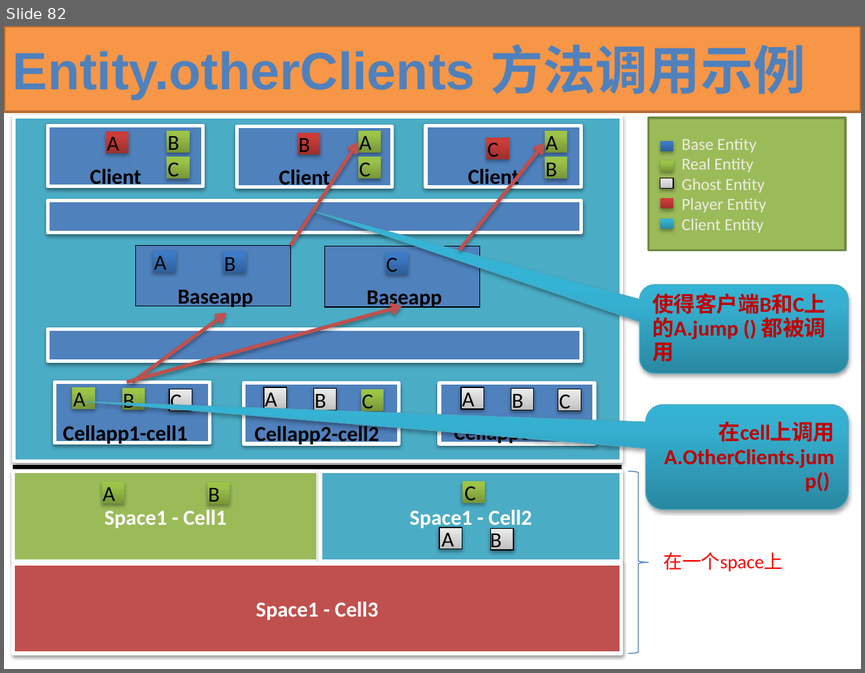
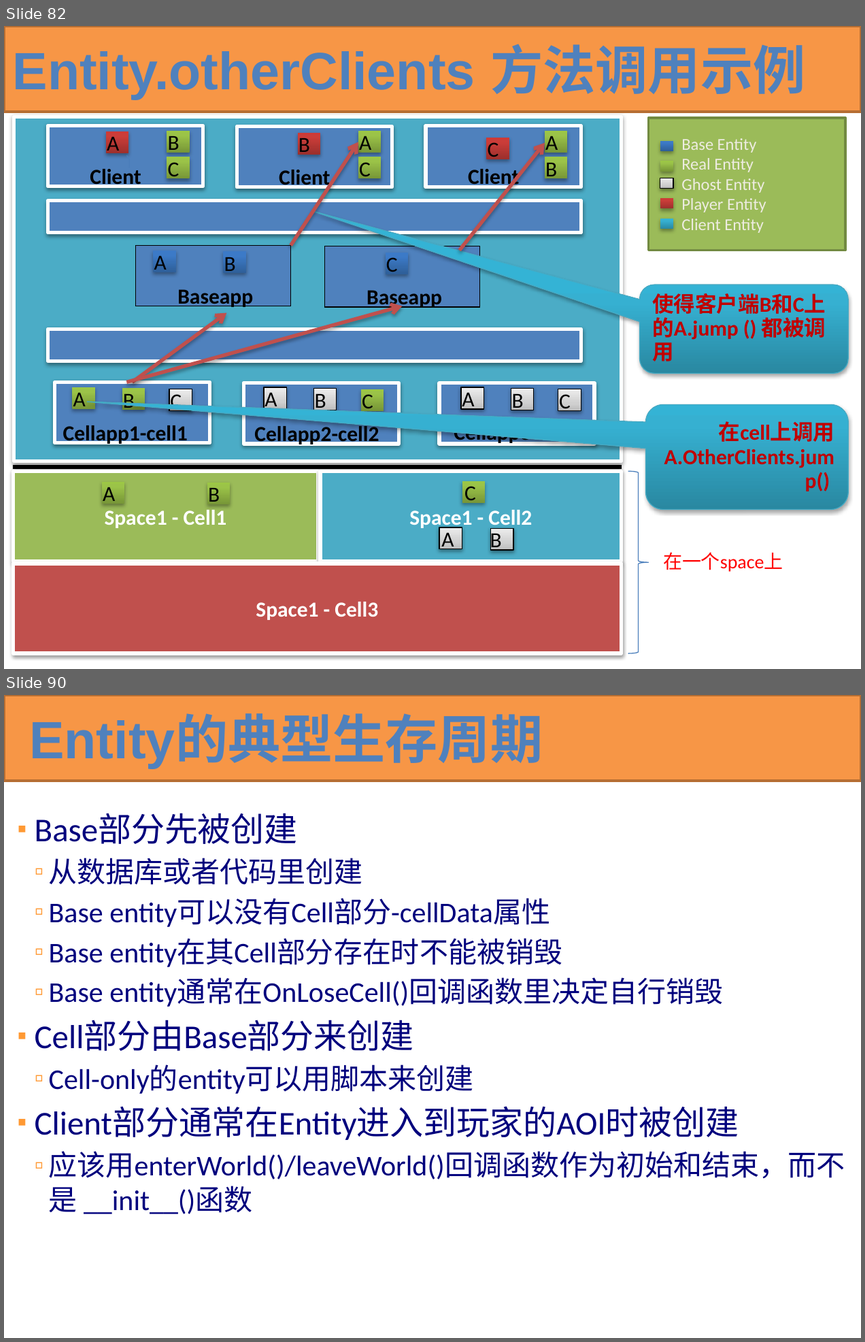
Before and after one commit to kbengine/kbengine_docs, a slide deck: KBEngine技术预览.pptx. Shown one above the other, each under a label of ours: slide 82 before the commit, slides 82 and 90 after it; the slides between them are not shown. The pictures are 865x673 and 865x1342 pixels, drawn with LibreOffice and Linux fonts; fonts in the diff are those of the drawing. Boxes give left, top, right and bottom in pixels: in the first picture for what was removed or moved away, otherwise in the second. Text is boxed around its words. In the diff, an @@ line names an element or a change of style, - is before the commit and + after.

```diff
--- a/KBEngine技术预览.pptx
+++ b/KBEngine技术预览.pptx
@@ slide 90 added at (4, 695, 861, 1338), background #FFFFFF @@
@@ rectangle added at (4, 695, 861, 781), fill #F79646, outline #B76F34 2 pt @@
@@ title added at (29, 717, 543, 768), 44.1 pt, text #4F81BD, bold @@
+Entity的典型生存周期
@@ text added at (35, 814, 845, 1214), 24 pt, text #00007D @@
+▪ Base部分先被创建
+  ▫ 从数据库或者代码里创建
+  ▫ Base entity可以没有Cell部分-cellData属性
+  ▫ Base entity在其Cell部分存在时不能被销毁
+  ▫ Base entity通常在OnLoseCell()回调函数里决定自行销毁
+▪ Cell部分由Base部分来创建
+  ▫ Cell-only的entity可以用脚本来创建
+▪ Client部分通常在Entity进入到玩家的AOI时被创建
+  ▫ 应该用enterWorld()/leaveWorld()回调函数作为初始和结束，而不是 __init__()函数
```
Also in this commit, not shown: 11 other slides added.
